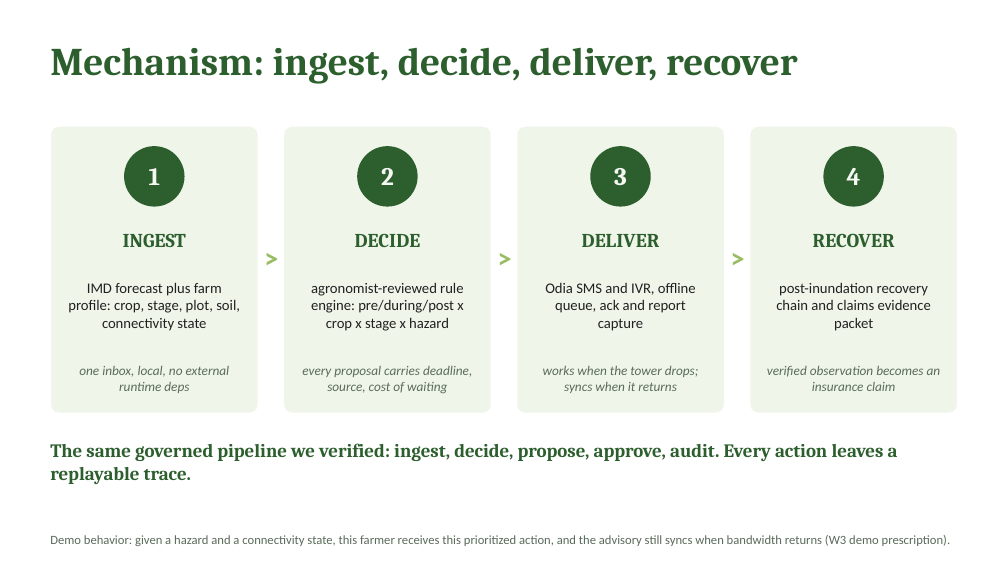
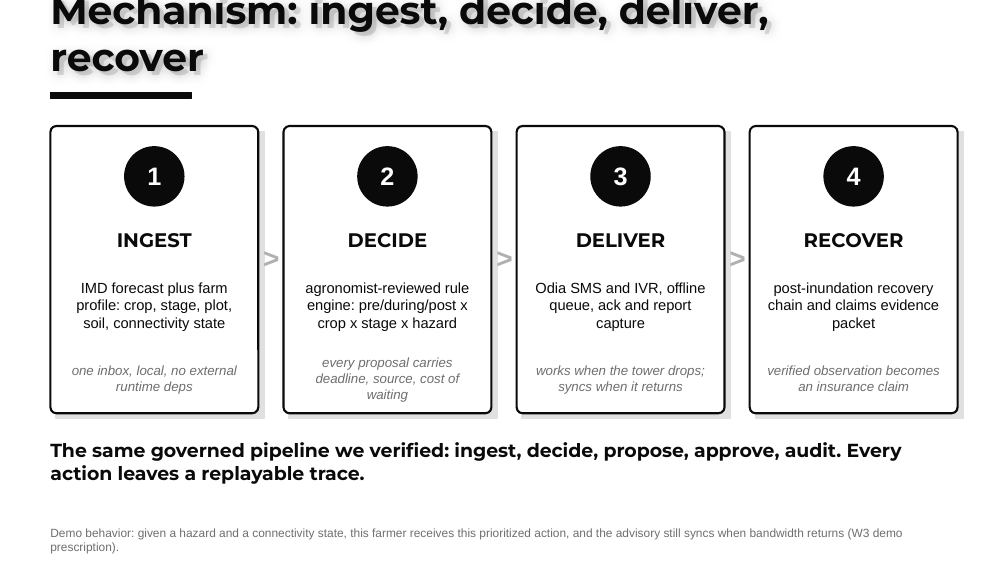
Before and after one commit to harshgounder/craft-n-code, a slide deck: slide 5 of scaffold/deck/KrishiSetu-Round0-20260816.pptx. Drawn at 1008x567 pixels with LibreOffice and Linux fonts; fonts in the diff are those of the drawing. Boxes give left, top, right and bottom in pixels: in the first picture for what was removed or moved away, otherwise in the second. Text is boxed around its words. In the diff, an @@ line names an element or a change of style, - is before the commit and + after.

Commit message:
window-d: T1 deck restyle (black/white/bold/3D, content-identical, 11 slides verified), T2 fresh-eyes audit (16 PASS/10 FLAG, PMFBY resolved by 2fd5c56), T3 submission kit (judge README, zip recipe, 17:20 checklist), EVIDENCE-INDEX em dash + THE-PLAN harness fixed in research-inputs copies

```diff
--- a/scaffold/deck/KrishiSetu-Round0-20260816.pptx
+++ b/scaffold/deck/KrishiSetu-Round0-20260816.pptx
@@ text "Mechanism: ingest, decide, deliver, recover" at bbox=[50, 0, 769, 74]: font Cambria to Montserrat, text colour #2C5F2D to #E0E0E0 @@
@@ text added at bbox=[50, 0, 773, 74], 28 pt, text #0A0A0A, bold @@
+Mechanism: ingest, decide, deliver, recover
@@ rectangle added at bbox=[50, 93, 192, 99], fill #0A0A0A, outline #0A0A0A 1 pt @@
@@ rectangle added at bbox=[56, 131, 264, 418], fill #E0E0E0, outline #E0E0E0 1 pt @@
@@ rectangle added at bbox=[289, 131, 497, 418], fill #E0E0E0, outline #E0E0E0 1 pt @@
@@ rectangle added at bbox=[522, 131, 730, 418], fill #E0E0E0, outline #E0E0E0 1 pt @@
@@ fill #F0F5EA to #FFFFFF; outline #FFFFFF 1 pt to #0A0A0A 1.5 pt; proportions changed in 4 elements at bbox=[50, 126, 258, 413], bbox=[283, 126, 491, 413], bbox=[516, 126, 724, 413], bbox=[750, 126, 958, 413] @@
@@ rectangle added at bbox=[755, 131, 963, 418], fill #E0E0E0, outline #E0E0E0 1 pt @@
@@ fill #2C5F2D to #0A0A0A in 4 elements at bbox=[124, 146, 184, 207], bbox=[357, 146, 417, 207], bbox=[591, 146, 651, 207], bbox=[824, 146, 884, 207] @@
@@ font Cambria to Arial, text colour #F5F7F2 to #FFFFFF in 4 elements at bbox=[147, 167, 161, 185], bbox=[380, 167, 394, 185], bbox=[614, 167, 628, 186], bbox=[847, 167, 861, 185] @@
@@ font Calibri to Arial, text colour #97BC62 to #B0B0B0 in 3 elements at bbox=[260, 232, 282, 282], bbox=[493, 232, 515, 282], bbox=[727, 232, 749, 282] @@
@@ font Calibri to Arial, text colour #212121 to #0A0A0A in 4 elements at bbox=[76, 282, 232, 331], bbox=[305, 282, 469, 331], bbox=[535, 282, 706, 331], bbox=[768, 282, 939, 331] @@
@@ font Calibri to Arial, text colour #5A6B5A to #6E6E6E in 4 elements at bbox=[72, 365, 237, 394], bbox=[316, 357, 459, 402], bbox=[536, 365, 705, 394], bbox=[767, 365, 940, 391] @@
@@ font Cambria to Montserrat, text colour #2C5F2D to #0A0A0A in 5 elements at bbox=[117, 233, 192, 248], bbox=[348, 233, 428, 248], bbox=[576, 233, 666, 247], bbox=[804, 233, 904, 248], bbox=[50, 442, 902, 484] @@
@@ text "Demo behavior: given a hazard ..." at bbox=[50, 528, 903, 554]: size 9 to 8.5 pt, font Calibri to Arial, text colour #5A6B5A to #6E6E6E @@
```
Also in this commit, not shown: 10 other slides changed, 8 other files.
